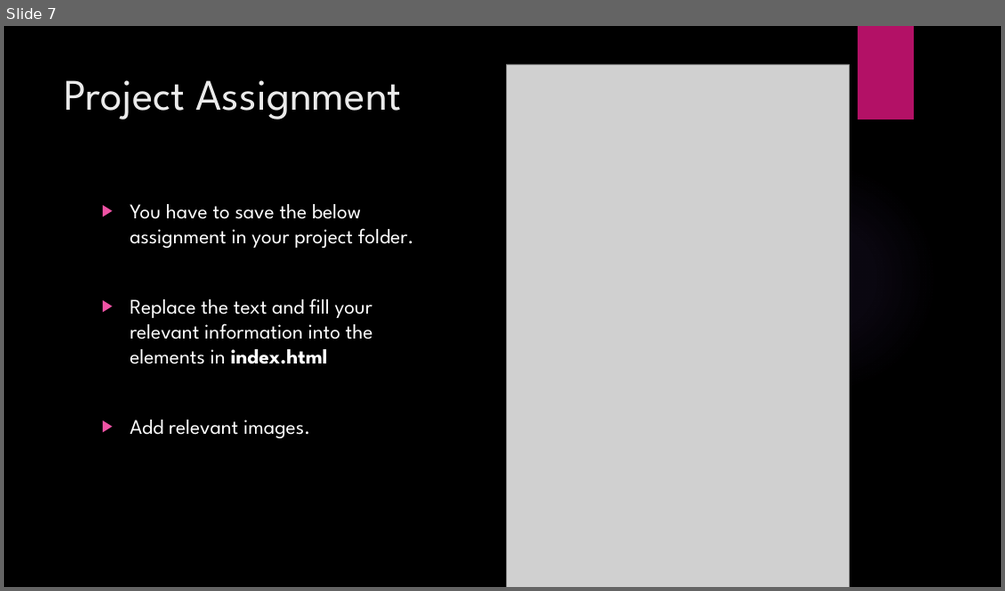
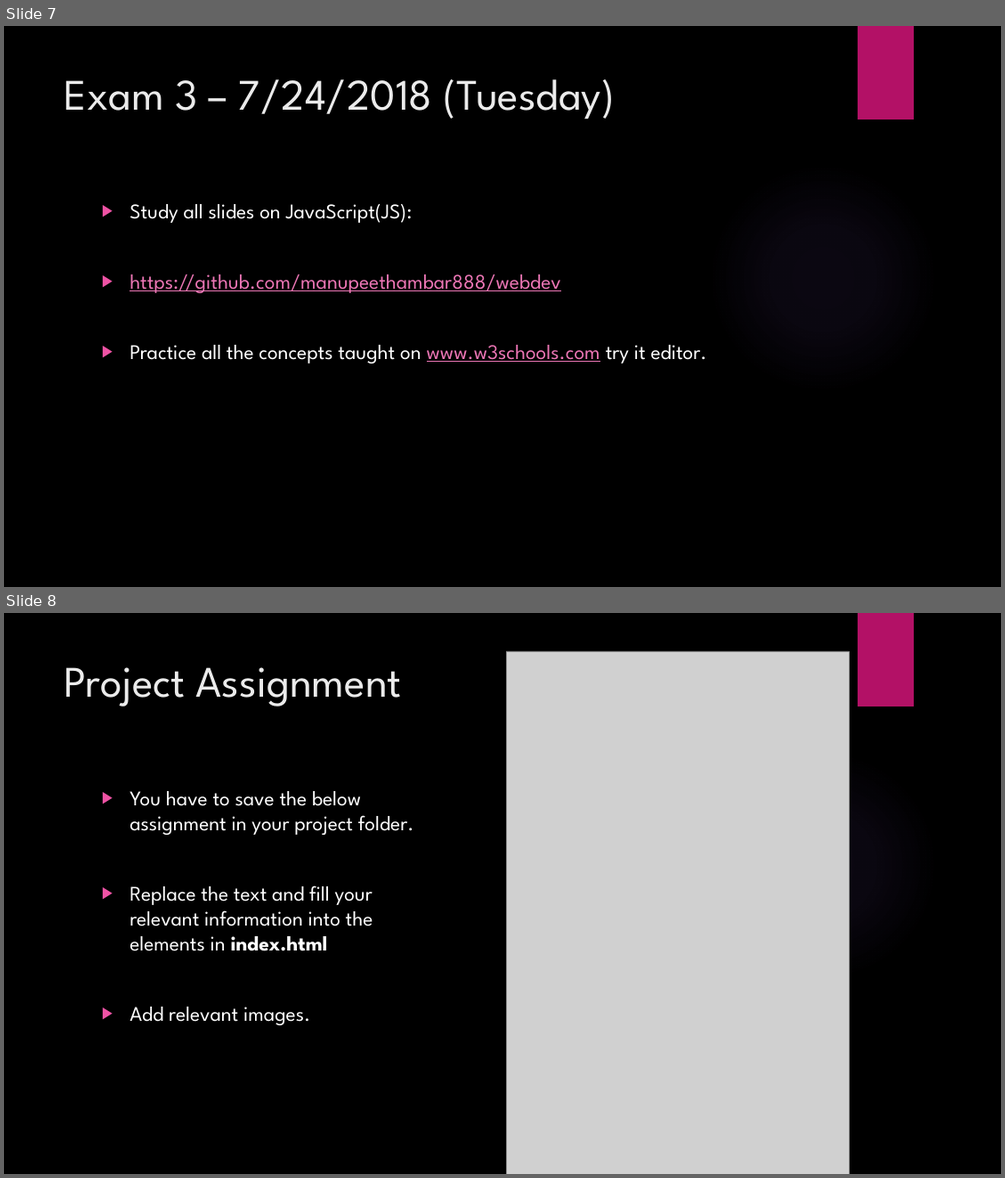
Before and after one commit to manupeethambar888/webdev, a slide deck: Day 18 - JS – Continued.pptx. Shown one above the other, each under a label of ours: slide 7 before the commit, slides 7 and 8 after it. The pictures are 1005x591 and 1005x1178 pixels, drawn with LibreOffice and Linux fonts; fonts in the diff are those of the drawing; grey boxes stand for pictures; background and template pictures are left out. Boxes give left, top, right and bottom in pixels: in the first picture for what was removed or moved away, otherwise in the second. Text is boxed around its words. In the diff, an @@ line names an element or a change of style, - is before the commit and + after.

Commit message:
changes day18

```diff
--- a/Day 18 - JS – Continued.pptx
+++ b/Day 18 - JS – Continued.pptx
@@ slide 7 added at (4,26,1001,587), background picture (left out); not listed: 2 template elements that a slide beside it also shows @@
@@ title added at (65,79,615,119), 42 pt, text #EBEBEB @@
+Exam 3 – 7/24/2018 (Tuesday)
@@ text added at (129,204,707,363), 20 pt, text #FFFFFF @@
+▶ Study all slides on JavaScript(JS):
+▶ https://github.com/manupeethambar888/webdev
+▶ Practice all the concepts taught on www.w3schools.com try it editor.
@@ what was slide 7 is now slide 8 @@
```
